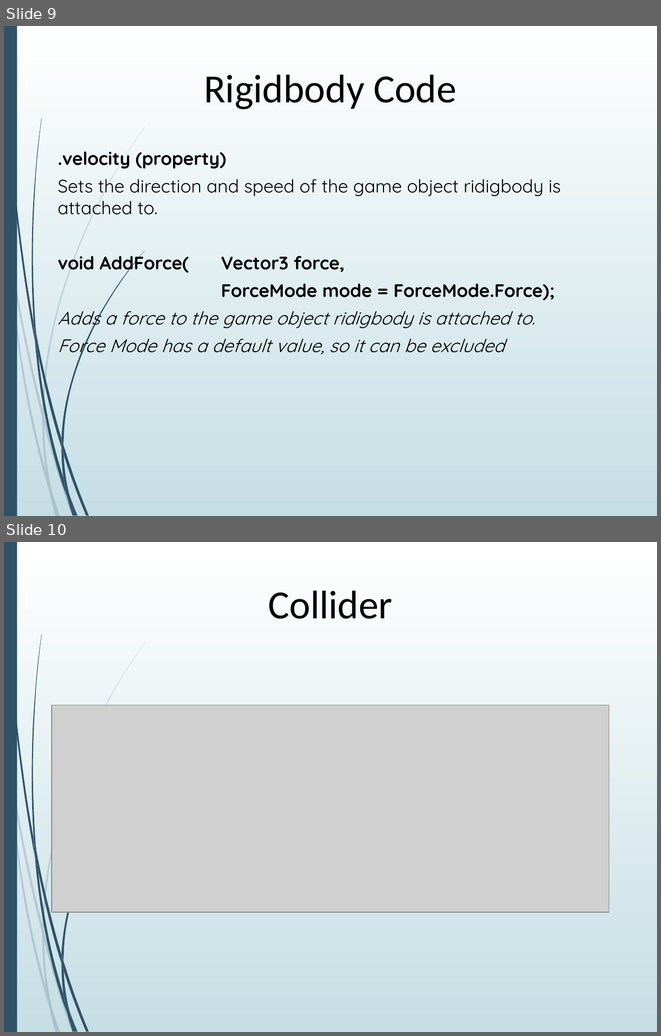
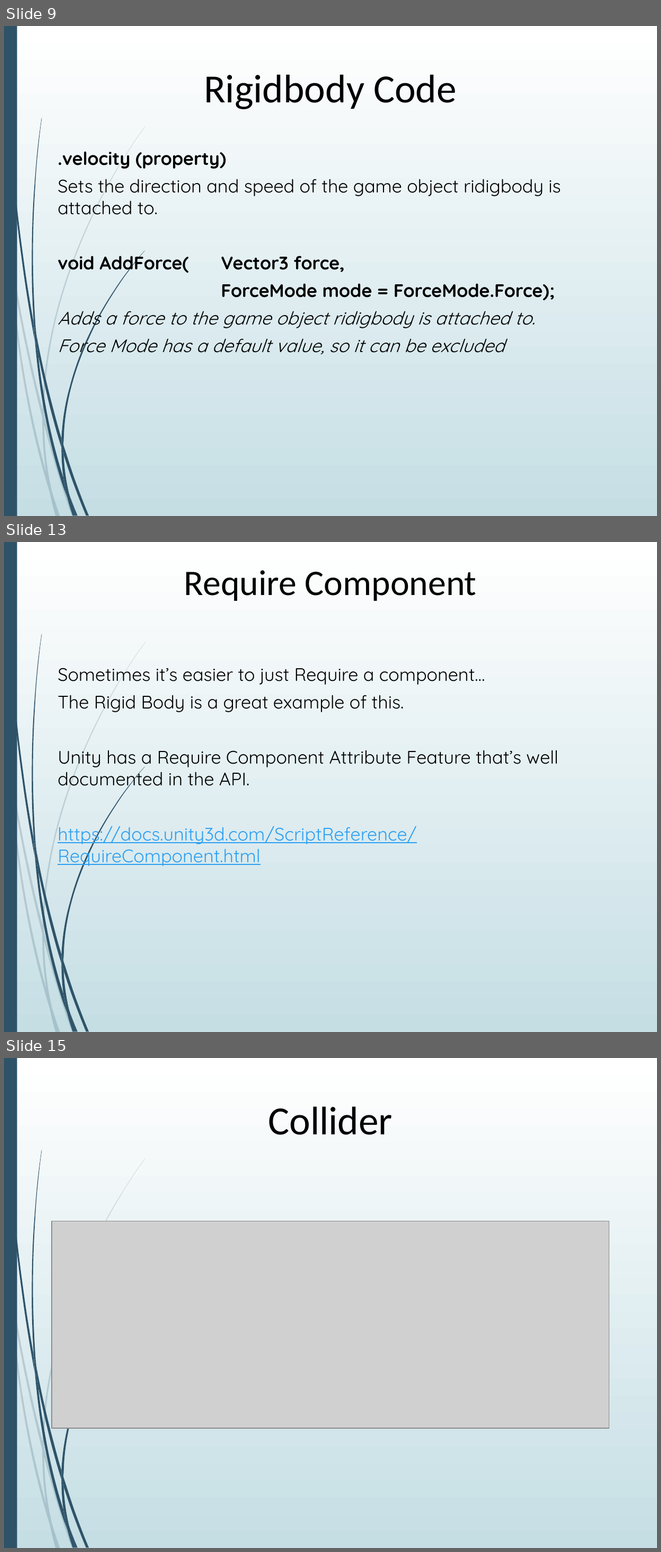
Before and after one commit to AGGP-NHTI/AGGP101c, a slide deck: LAB05/Lab5_Unity_Collision.pptx. Shown one above the other, each under a label of ours: slides 9 and 10 before the commit, slides 9, 13 and 15 after it; the slides between them are not shown. The pictures are 661x1036 and 661x1552 pixels, drawn with LibreOffice and Linux fonts; fonts in the diff are those of the drawing; grey boxes stand for pictures. Boxes give left, top, right and bottom in pixels: in the first picture for what was removed or moved away, otherwise in the second. Text is boxed around its words. In the diff, an @@ line names an element or a change of style, - is before the commit and + after.

```diff
--- a/LAB05/Lab5_Unity_Collision.pptx
+++ b/LAB05/Lab5_Unity_Collision.pptx
@@ slide 13 added at (x1=4, y1=542, x2=657, y2=1032), background gradient #FFFFFF to #C5DEE5; not listed: 23 template elements that a slide beside it also shows @@
@@ title added at (x1=184, y1=570, x2=477, y2=601), 39.6 pt, text #000000 @@
+Require Component
@@ text added at (x1=58, y1=668, x2=558, y2=867), 20 pt, text #000000 @@
+Sometimes it’s easier to just Require a component…
+The Rigid Body is a great example of this.
+Unity has a Require Component Attribute Feature that’s well documented in the API.
+https://docs.unity3d.com/ScriptReference/RequireComponent.html
@@ what was slide 10 is now slide 15 @@
```
Also in this commit, not shown: 1 slide changed, 4 other slides added, 6 other files.
